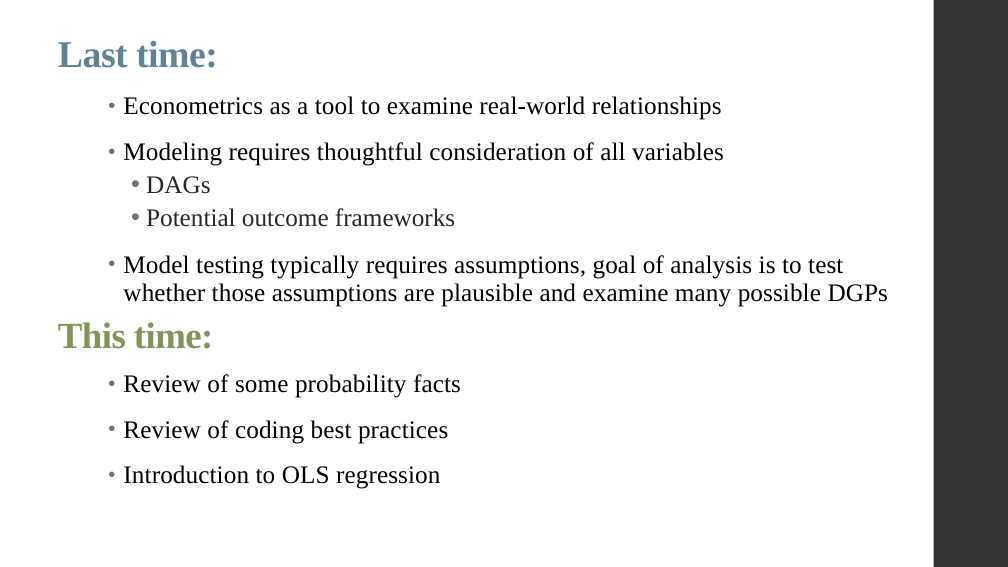
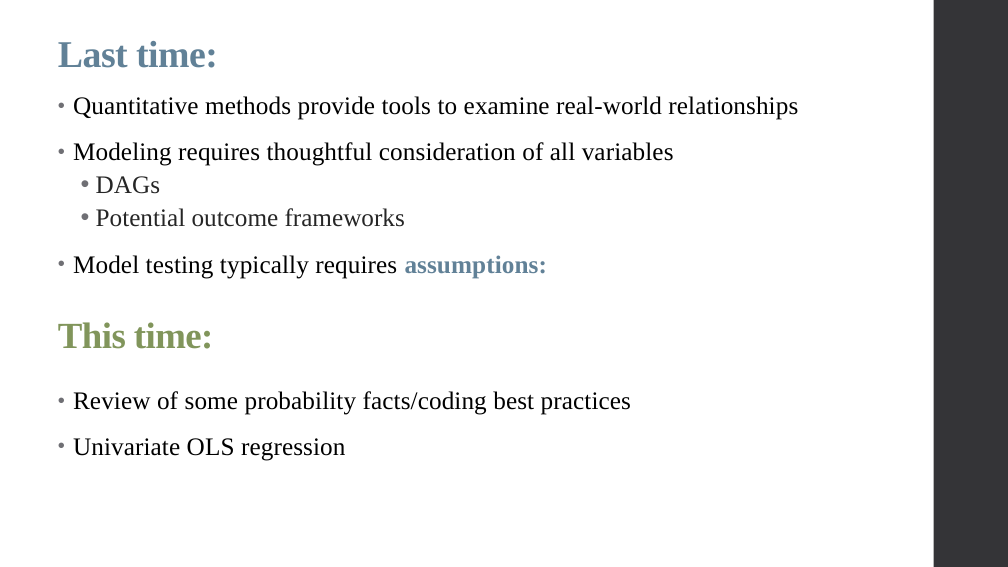
Before and after one commit to alex-hoagland/HAD5744, a slide deck: slide 3 of Lecture02_UnivariateOLS/Lecture2_OLS.pptx. Drawn at 1008x567 pixels with LibreOffice and Linux fonts; fonts in the diff are those of the drawing. Boxes give left, top, right and bottom in pixels: in the first picture for what was removed or moved away, otherwise in the second. Text is boxed around its words. In the diff, an @@ line names an element or a change of style, - is before the commit and + after.

Commit message:
update lectures 1-4

```diff
--- a/Lecture02_UnivariateOLS/Lecture2_OLS.pptx
+++ b/Lecture02_UnivariateOLS/Lecture2_OLS.pptx
@@ text "Quantitative methods provide tools to ...": place and size @@
-text "Quantitative methods provide tools to ..." at <box>123,96,889,489</box>
+text "Quantitative methods provide tools to ..." at <box>73,96,798,461</box>
@@ text at <box>73,96,798,120</box>: text changed @@
-• Econometrics as a tool to examine real-world relationships
+• Quantitative methods provide tools to examine real-world relationships
@@ text at <box>73,255,631,461</box>: text changed @@
-• Model testing typically requires assumptions, goal of analysis is to test whether those assumptions are plausible and examine many possible DGPs
-• Review of some probability facts
-• Review of coding best practices
-• Introduction to OLS regression
+• Model testing typically requires assumptions:
+• Review of some probability facts/coding best practices
+• Univariate OLS regression
```
Also in this commit, not shown: 3 other slides changed, 27 slides added, 1 slide removed, 5 other files.
